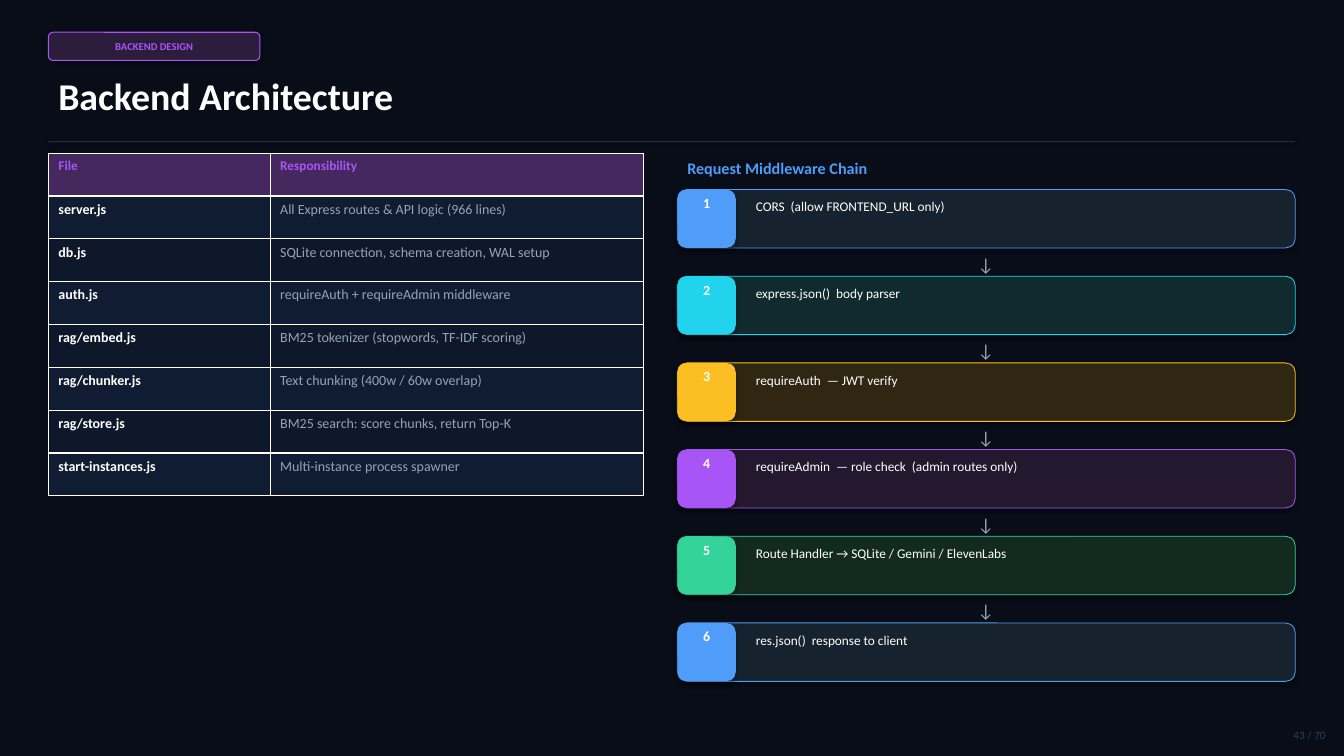
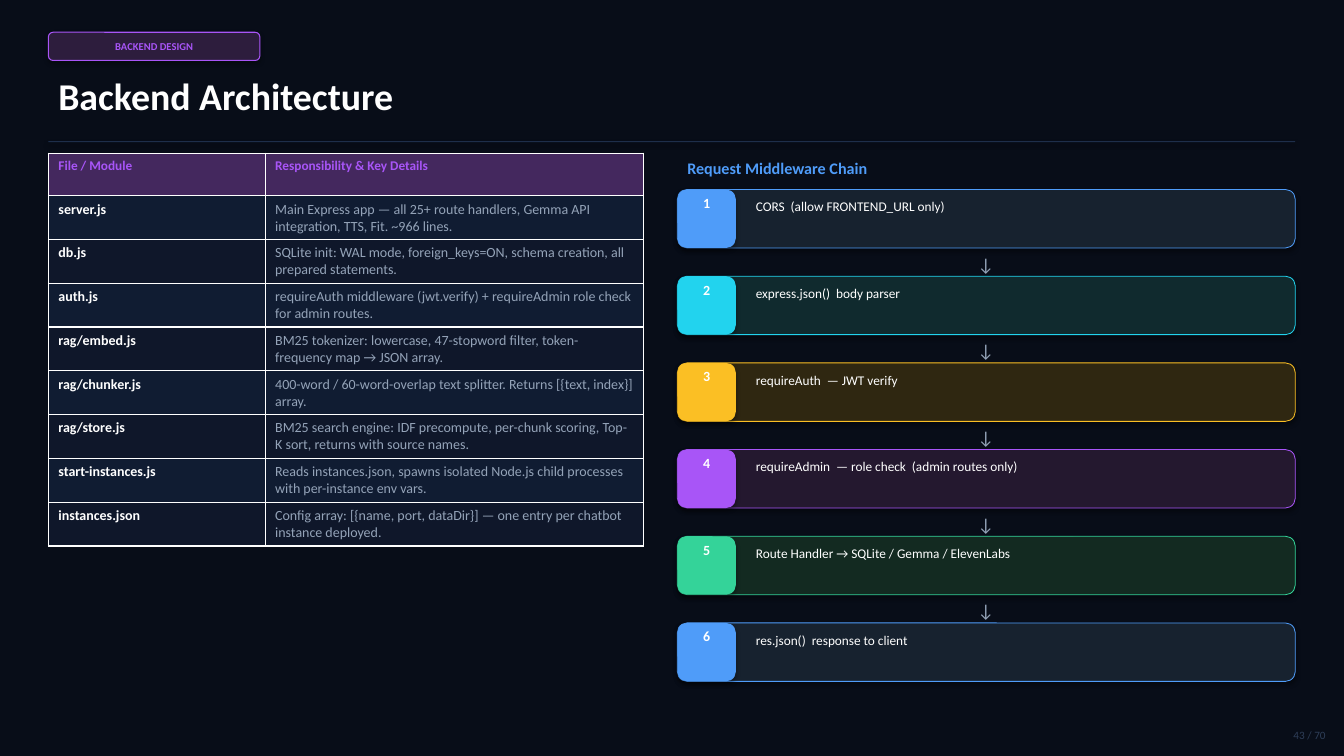
Before and after one commit to Bashab18/Chatbot, a slide deck: slide 43 of presentation/CIRA_Chatbot_Presentation.pptx. Drawn at 1344x756 pixels with LibreOffice and Linux fonts; fonts in the diff are those of the drawing. Boxes give left, top, right and bottom in pixels: in the first picture for what was removed or moved away, otherwise in the second. Text is boxed around its words. In the diff, an @@ line names an element or a change of style, - is before the commit and + after.

```diff
--- a/presentation/CIRA_Chatbot_Presentation.pptx
+++ b/presentation/CIRA_Chatbot_Presentation.pptx
@@ table at box(48, 153, 643, 543) @@
-row 1: File | Responsibility
-row 2: server.js | All Express routes & API logic (966 lines)
-row 3: db.js | SQLite connection, schema creation, WAL setup
-row 4: auth.js | requireAuth + requireAdmin middleware
-row 5: rag/embed.js | BM25 tokenizer (stopwords, TF-IDF scoring)
-row 6: rag/chunker.js | Text chunking (400w / 60w overlap)
-row 7: rag/store.js | BM25 search: score chunks, return Top-K
-row 8: start-instances.js | Multi-instance process spawner
+row 1: File / Module | Responsibility & Key Details
+row 2: server.js | Main Express app — all 25+ route handlers, Gemma API integration, TTS, Fit. ~966 lines.
+row 3: db.js | SQLite init: WAL mode, foreign_keys=ON, schema creation, all prepared statements.
+row 4: auth.js | requireAuth middleware (jwt.verify) + requireAdmin role check for admin routes.
+row 5: rag/embed.js | BM25 tokenizer: lowercase, 47-stopword filter, token-frequency map → JSON array.
+row 6: rag/chunker.js | 400-word / 60-word-overlap text splitter. Returns [{text, index}] array.
+row 7: rag/store.js | BM25 search engine: IDF precompute, per-chunk scoring, Top-K sort, returns with source names.
+row 8: start-instances.js | Reads instances.json, spawns isolated Node.js child processes with per-instance env vars.
+row 9: instances.json | Config array: [{name, port, dataDir}] — one entry per chatbot instance deployed.
@@ text at box(756, 548, 1011, 560): text changed @@
-Route Handler → SQLite / Gemini / ElevenLabs
+Route Handler → SQLite / Gemma / ElevenLabs
```
Also in this commit, not shown: 40 other slides changed, 1 other file.
